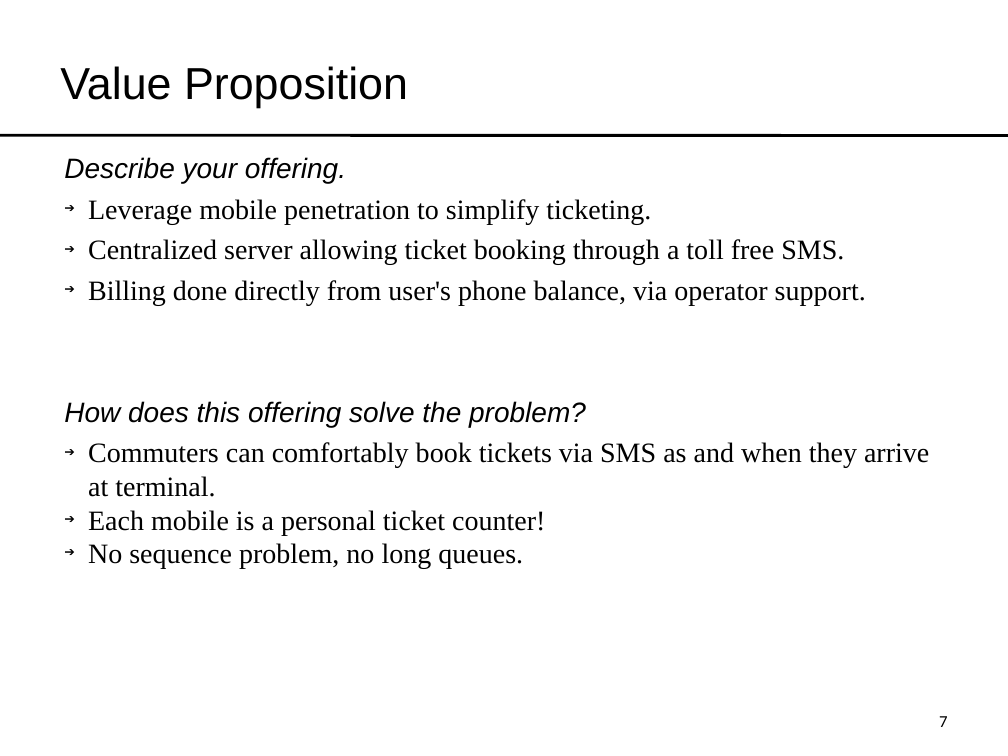
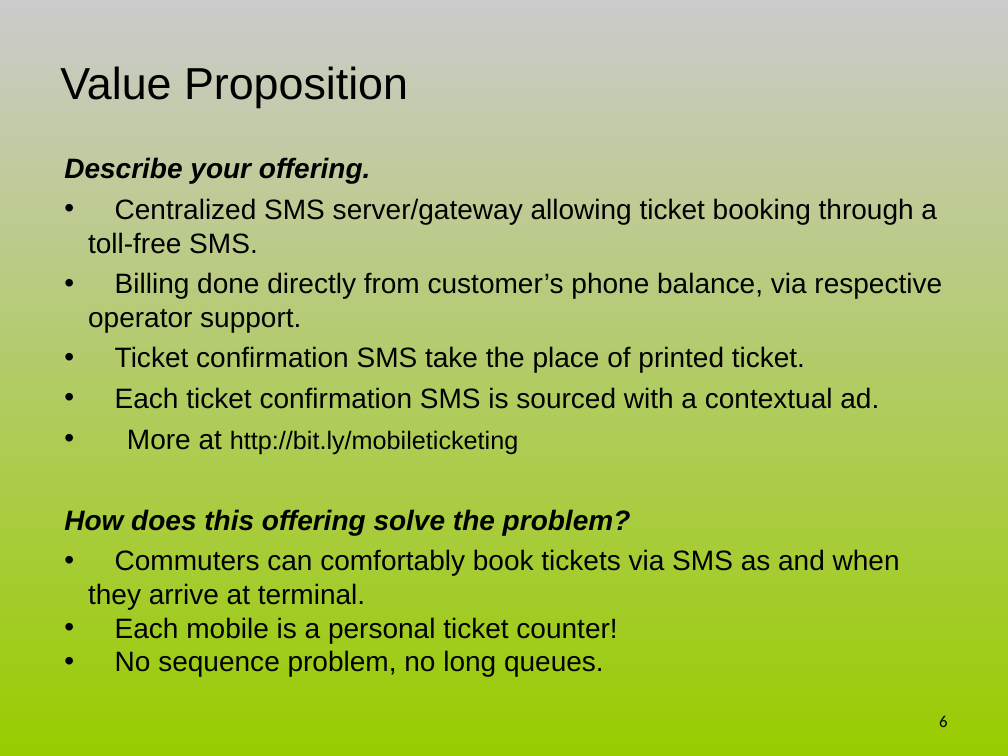
Before and after one commit to sriks/decii, a slide deck: slide 6 of mobileticketing/69290A4E.ppt (slide 7 before the commit). Drawn at 1008x756 pixels with LibreOffice and Linux fonts; fonts in the diff are those of the drawing. Boxes give left, top, right and bottom in pixels: in the first picture for what was removed or moved away, otherwise in the second. Text is boxed around its words. In the diff, an @@ line names an element or a change of style, - is before the commit and + after.

```diff
--- a/mobileticketing/69290A4E.ppt
+++ b/mobileticketing/69290A4E.ppt
@@ background #FFFFFF to gradient #CBCBCB to #99CC00 @@
@@ line removed from (0, 135) to (1008, 135) @@
@@ text at <box>64,157,900,676</box>: bold on in "Describe your offering.", "How does this offering solve the problem?"; font Times New Roman to Arial in "Commuters can comfortably book tickets via SMS ...", "Each mobile is a personal ticket counter!", "No sequence problem, no long queues."; bullet ➔ to • @@
@@ text at <box>88,198,942,454</box>: text changed; font Times New Roman to Arial @@
-➔ Leverage mobile penetration to simplify ticketing.
-➔ Centralized server allowing ticket booking through a toll free SMS.
-➔ Billing done directly from user's phone balance, via operator support.
+• Centralized SMS server/gateway allowing ticket booking through a toll-free SMS.
+• Billing done directly from customer’s phone balance, via respective operator support.
+• Ticket confirmation SMS take the place of printed ticket.
+• Each ticket confirmation SMS is sourced with a contextual ad.
+• More at http://bit.ly/mobileticketing
@@ page number at <box>939,715,947,727</box>: text changed @@
-7
+6
```
Also in this commit, not shown: 9 other slides changed, 1 slide added, 1 slide removed, 4 other files.
